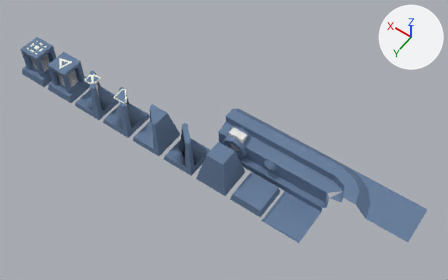
The FBX model Assets/My Assets/Models/Tiles/Tiles.fbx, before and after one commit.
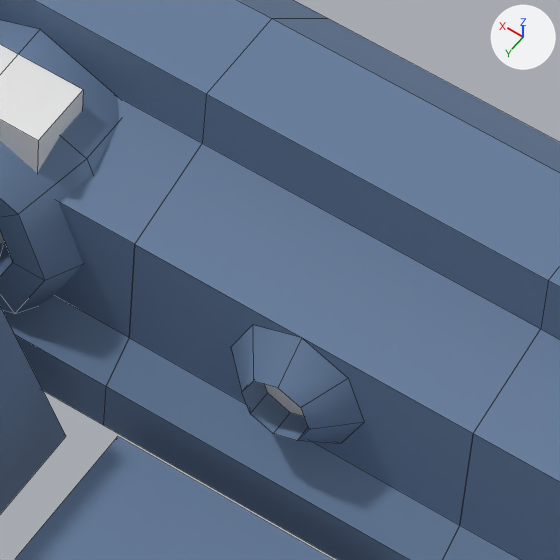
The first picture shows the older version from a camera (50 mm lens) standing at (-3.05, 6.94, 12.36) and looking at (2.4, -0.69, 0.37). The close-ups show both versions on the part from 53% to 67% of the width and 45% to 66% of the height of that picture; other places that the commit changed are outside them. The lights are fixed; the arrows at upper right show +X, +Y and +Z. The close-ups show mesh edges as thin lines. Where no turn or scale is listed for an object, it has been applied to the vertices. Vertices at the same position are counted once.

Objects in the first close-up: 'Block', 'Laser', 'Receiver', 'Tile', 'Wall'.
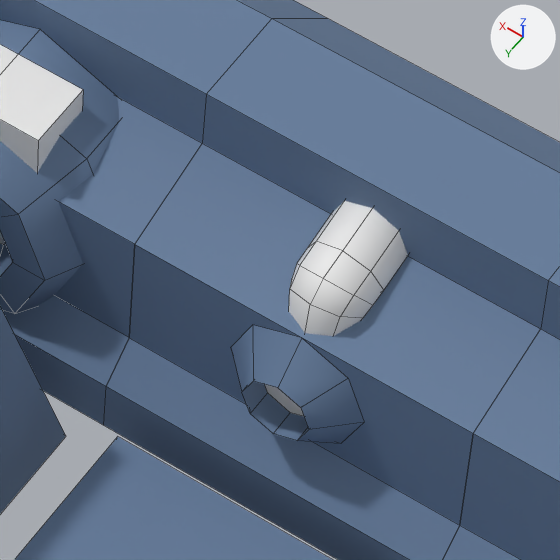
The change, as a diff of the scene's bpy script:
```diff
--- a/Assets/My Assets/Models/Tiles/Tiles.fbx.py
+++ b/Assets/My Assets/Models/Tiles/Tiles.fbx.py
@@ me_laser @@
 # used by ob_laser; location = (1.0, -1.0, 0.0)
-me_laser.from_pydata(...)  # 40 vertices, 24 faces; spans x -0.5..0.5, y -0.5..0.5, z 0.025..1.0
+me_laser.from_pydata(...)  # 71 vertices, 48 faces; spans x -0.5..0.5, y -0.5..0.5, z 0.025..1.0
+# me_laser part 1: a new loose piece of 31 vertices spanning x -0.113..0.113, y -0.004..0.389, z 0.687..0.926, in mat_material_001 (white #e7e7e7)
 me_laser.materials.append(mat_material)
 me_laser.materials.append(mat_material_001)
+me_laser.materials.append(mat_material_002)  # white #e7e7e7
```

Pixel boxes (x1, y1, x2, y2) of what changed, in the close-ups (560 x 560 px):
part 1 of me_laser, added
    after: (289, 201, 408, 336)
